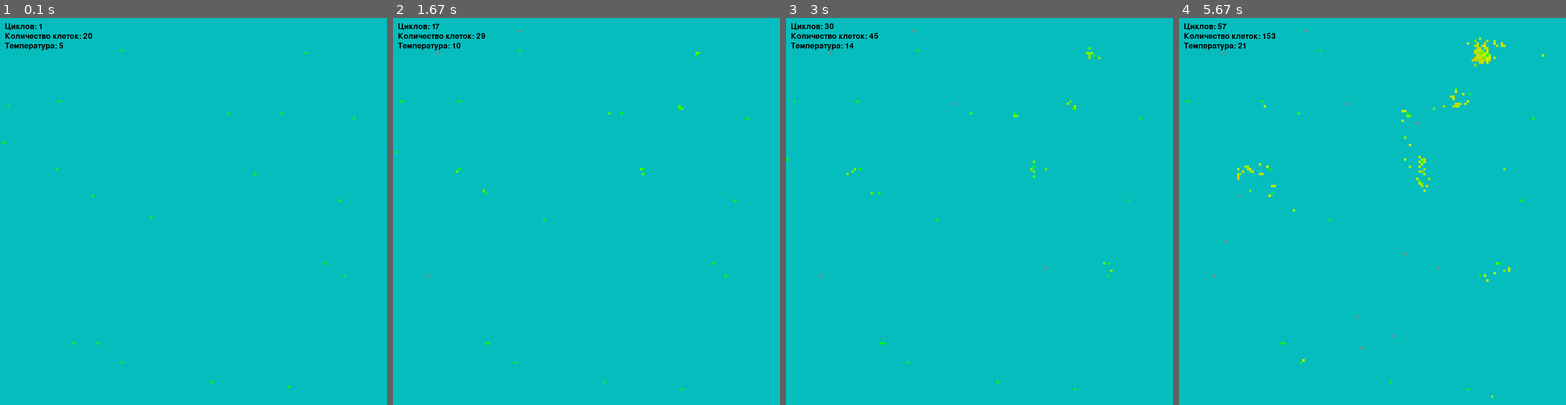
Above: before the commit, frames 1-4 (left to right).
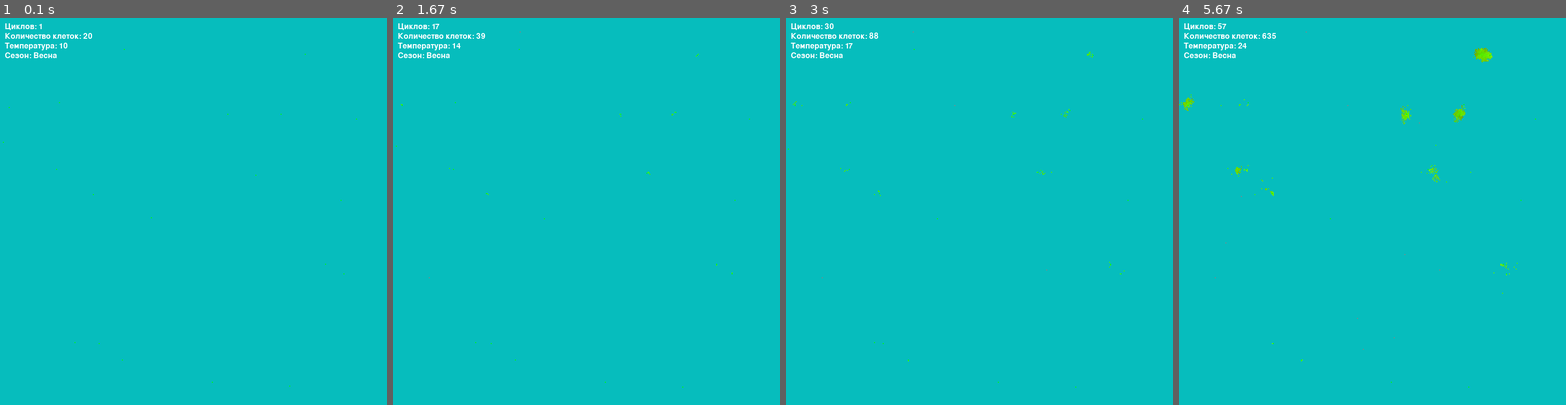
Above: after the commit, the same moments.

Repository: PilotOfAsuka/CellLabPython
Game: pygame game, started from BotsPython.py
The game is run twice, just before and just after one commit, with the same random seed, the same clock (stepped at 60 frames per second) and the same inputs.
Inputs:
- Up to frame 1 (0.1 s): no input
- Up to frame 2 (1.67 s): no input
- Up to frame 3 (3 s): no input
- Up to frame 4 (5.67 s): no input

The runs differ from the first frame. In frame 1, 0.5% of the frame differs, in the area x 0-93%, y 1-96%; in frame 2, 0.6%; in frame 3, 0.7%; in frame 4, 1.4%, in the area x 0-95%, y 1-99%.

Commit message:
Update BotsPython.py

Diff:
--- a/BotsPython.py
+++ b/BotsPython.py
@@ -8,11 +8,11 @@
 
 # Константы
 WIDTH, HEIGHT = 800, 800
-CELL_SIZE = 5 # размер клетки изменяя этот параметр меняется масштаб
+CELL_SIZE = 2 # размер клетки изменяя этот параметр меняется масштаб
 GRID_SIZE = WIDTH // CELL_SIZE
 cycle_count = 0
 max_temperature_change = 20  # Максимальное изменение температуры
-base_temperature = 5  # Базовая температура
+base_temperature = 10  # Базовая температура
 
 # словарь направлений
 class Direction:
@@ -74,7 +74,7 @@
 
         # функция фотосинтеза
     def photosynthesis(self):
-        light_intensity = get_light_intensity(self.position[1])
+        light_intensity = get_light_intensity(self.position[1], cycle_count)
         self.food += 2 * light_intensity  # Увеличиваем энергию в зависимости от интенсивности света
         self.food = min(self.food, self.MAX_ENERGY)  # Ограничиваем максимальное количество энергии
         self.move_ptr()
@@ -161,7 +161,7 @@
         new_position = random.choice(free_positions)
 
         # Создаем нового бота в выбранной позиции
-        red_component = max(0, min(255, int(temperature * 10)))
+        red_component = max(0, min(255, int(temperature * 5)))
         new_color = (red_component, max(self.color[1] - 10, 0), 0)  # Новый цвет для бота
         new_bot = BotGenome(genome_size=len(self.genome), food=self.food // 2, x=new_position[0], y=new_position[1], color=new_color)
         self.food //= 2  # Делим энергию между родителем и потомком
@@ -191,26 +191,43 @@
 #>>>>>>отдельные функции<<<<<<<<<
 # функция расчёта потребления энергии от температуры
 def calculate_energy_cost(temperature, base_energy_cost):
-    optimal_temperature = 5  # Оптимальная температура
+    optimal_temperature = 10  # Оптимальная температура
     if temperature >= optimal_temperature:
         # Энергозатраты увеличиваются с понижением температуры ниже оптимальной
         energy_cost_multiplier = 1 + (optimal_temperature - temperature) * 0.05
     else:
         # Энергозатраты увеличиваются ещё сильнее при очень низких температурах
-        energy_cost_multiplier = 1 + (optimal_temperature - temperature) * 0.5
+        energy_cost_multiplier = 1 + (optimal_temperature - temperature) * 0.2
 
     return base_energy_cost * energy_cost_multiplier
+# функция получения сезона
+def draw_season_info(season):
+    season_text = font.render(f'Сезон: {season}', True, WHITE)
+    screen.blit(season_text, (10, 70))  # Поместите текст в нужное место на экране
+def get_current_season(cycle_count, season_length=450):
+    season_phase = (cycle_count % season_length) / season_length
+    if 0 <= season_phase < 0.25:
+        return "Весна"
+    elif 0.25 <= season_phase < 0.5:
+        return "Лето"
+    elif 0.5 <= season_phase < 0.75:
+        return "Осень"
+    else:
+        return "Зима"
 
 # Функция для обновления температуры
 def update_temperature(cycle_count):
     global temperature
-    # Изменяем температуру по синусоиде
-    temperature = base_temperature + max_temperature_change * math.sin(math.radians(cycle_count))
+    season_length = 450  # Длина сезонного цикла
+    season_phase = (cycle_count % season_length) / season_length
+    seasonal_temperature_variation = max_temperature_change * math.sin(season_phase * 2 * math.pi)  # Сезонное изменение температуры
+    temperature = base_temperature + seasonal_temperature_variation
     temperature = int(temperature)
     return temperature
 
+
 def draw_bot_count(bots):
-    count_text = font.render(f'Количество клеток: {len(bots)}', True, BLACK)
+    count_text = font.render(f'Количество клеток: {len(bots)}', True, WHITE)
     screen.blit(count_text, (10, 30))  # Меняйте положение текста при необходимости
 
 # функция отрисовки еды
@@ -227,20 +244,24 @@
         pygame.draw.rect(screen, bot.color, rect)
 
 # функция интенсивности света
-def get_light_intensity(y):
-    # интенсивность уменьшается от верха к низу
-    return max(1, GRID_SIZE - y)
+def get_light_intensity(y, cycle_count):
+    season_length = 450  # Длина сезонного цикла
+    season_phase = (cycle_count % season_length) / season_length
+    season_intensity = math.sin(season_phase * 2 * math.pi)  # Синусоидальная функция для имитации сезонов
+    vertical_intensity = max(1, GRID_SIZE - y)  # Изначальная логика
+    return vertical_intensity * (0.5 * season_intensity + 0.5)
+
 
 font = pygame.font.SysFont(None, 24)  # Выберите подходящий шрифт и размер
 
 # функция подсчета циклов
 def draw_cycle_count(cycle_count):
-    text = font.render(f'Циклов: {cycle_count}', True, BLACK)
+    text = font.render(f'Циклов: {cycle_count}', True, WHITE)
     screen.blit(text, (10, 10))  # Размещение текста в левом верхнем углу
 
 # функция подсчета темпeратуры
 def draw_temp_count(temperature):
-    text = font.render(f'Темпeратура: {temperature}', True, BLACK)
+    text = font.render(f'Темпeратура: {temperature}', True, WHITE)
     screen.blit(text, (10, 50))  # Размещение текста в левом верхнем углу
 
 # функция генерации позиции еды зависищая от высоты
@@ -263,6 +284,7 @@
 while True:
     food_positions = set(food_cells)
     update_temperature(cycle_count)  # Обновляем температуру
+    current_season = get_current_season(cycle_count) #Обновляем сезон
 
     for event in pygame.event.get():
         if event.type == pygame.QUIT:
@@ -283,9 +305,11 @@
     # Генератор для активных ботов, которые могут двигаться и размножаться
     active_bots = (bot for bot in bots if bot.food >= 0 and bot.is_space_to_reproduce(occupied_positions))
     bots_ready_for_reproduction = [bot for bot in bots if bot.food > 1000 and bot.is_space_to_reproduce(occupied_positions)]
-
+    un_active_bots = (bot for bot in bots if bot.food >= 0 and not bot.is_space_to_reproduce(occupied_positions))
     for bot in active_bots:
         bot.execute_genome(occupied_positions, food_positions)
+    for bot in un_active_bots:
+        bot.food -= 1
 
         # Если бот готов к размножению, пытаемся создать нового бота
     for bot in bots_ready_for_reproduction:
@@ -319,6 +343,7 @@
     draw_cycle_count(cycle_count)
     draw_bot_count(bots)
     draw_temp_count(temperature)
+    draw_season_info(current_season)
     pygame.display.flip()
     print(f'Цикл номер: {cycle_count}')
     pygame.time.delay(100)  # Задержка в 100 миллисекунд
